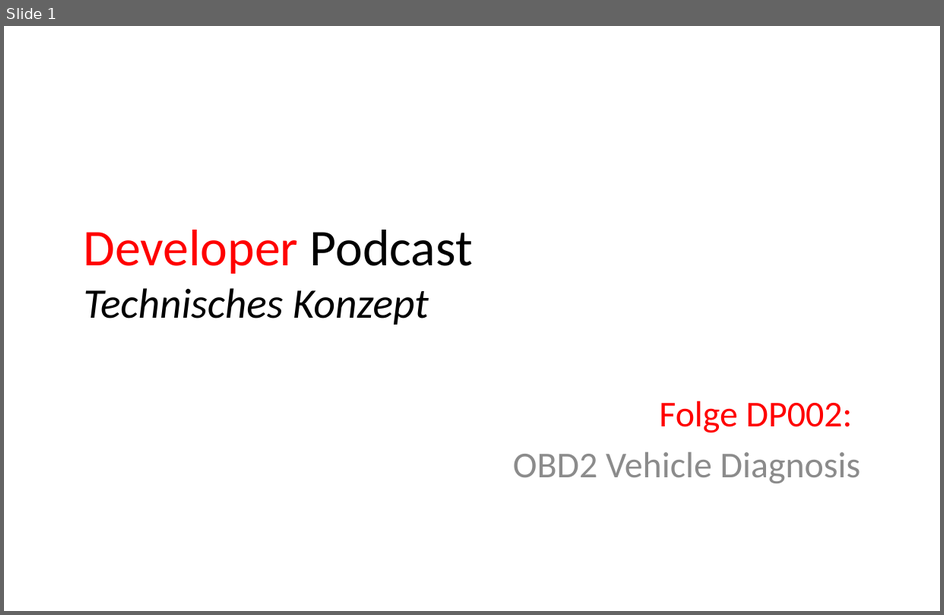
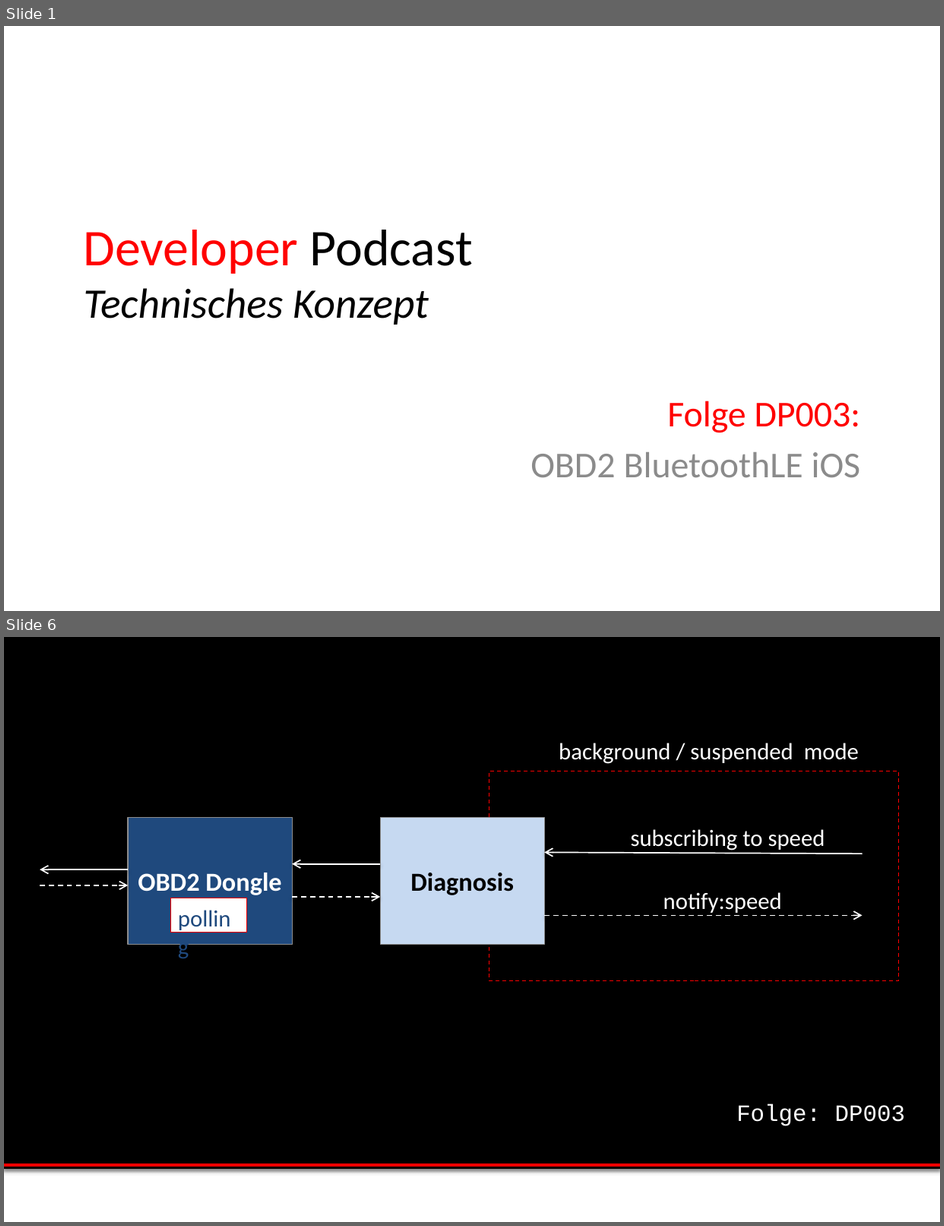
Before and after one commit to msedd/DP003-OBD2_BluetoothLE_iOS, a slide deck: DP003-Technische_Konzept.ppt. Shown one above the other, each under a label of ours: slide 1 before the commit, slides 1 and 6 after it; the slides between them are not shown. The pictures are 944x615 and 944x1226 pixels, drawn with LibreOffice and Linux fonts; fonts in the diff are those of the drawing; background and template pictures are left out. Boxes give left, top, right and bottom in pixels: in the first picture for what was removed or moved away, otherwise in the second. Text is boxed around its words. In the diff, an @@ line names an element or a change of style, - is before the commit and + after.

```diff
--- a/DP003-Technische_Konzept.ppt
+++ b/DP003-Technische_Konzept.ppt
@@ slide 6 added at [4,637,940,1222], background #FFFFFF @@
@@ rectangle added at [4,637,940,1169], fill #000000, outline #000000 0.75 pt @@
@@ text added at [559,743,859,764], 18 pt, text #FFFFFF @@
+background / suspended mode
@@ rectangle added at [489,771,899,981], outline #FF0000 0.75 pt dashed @@
@@ rectangle added at [128,818,291,944], fill #1F497D, outline #8D8D8D 0.75 pt, 20 pt, text #FFFFFF, bold @@
+OBD2 Dongle
@@ rectangle added at [380,818,544,944], fill #C6D9F1, outline #8D8D8D 0.75 pt, 20 pt, text #000000, bold @@
+Diagnosis
@@ text added at [631,829,826,851], 18 pt, text #FFFFFF @@
+subscribing to speed
@@ arrow added from (380, 864) to (292, 864), #FFFFFF 1 pt @@
@@ arrow added from (863, 854) to (544, 852), #FFFFFF 1 pt @@
@@ arrow added from (128, 870) to (40, 870), #FFFFFF 1 pt @@
@@ arrow added from (40, 885) to (128, 885), #FFFFFF 1 pt dashed @@
@@ rectangle added at [170,898,246,932], fill #FFFFFF, outline #FF0000 0.75 pt, 18 pt, text #1F497D @@
+polling
@@ arrow added from (292, 897) to (380, 897), #FFFFFF 1 pt dashed @@
@@ text added at [664,892,782,913], 18 pt, text #FFFFFF @@
+notify:speed
@@ arrow added from (544, 915) to (863, 915), #FFFFFF 1 pt dashed @@
@@ text added at [737,1104,905,1126], 18 pt, text #FFFFFF @@
+Folge: DP003
@@ line added from (4, 1165) to (940, 1165), #FF0000 2 pt @@
@@ slide 1 changed as well @@
@@ subtitle at [531,401,861,477]: text changed @@
-Folge DP002:
-OBD2 Vehicle Diagnosis
+Folge DP003:
+OBD2 BluetoothLE iOS
```
Also in this commit, not shown: 9 other slides added, 9 slides removed, 10 other files.
